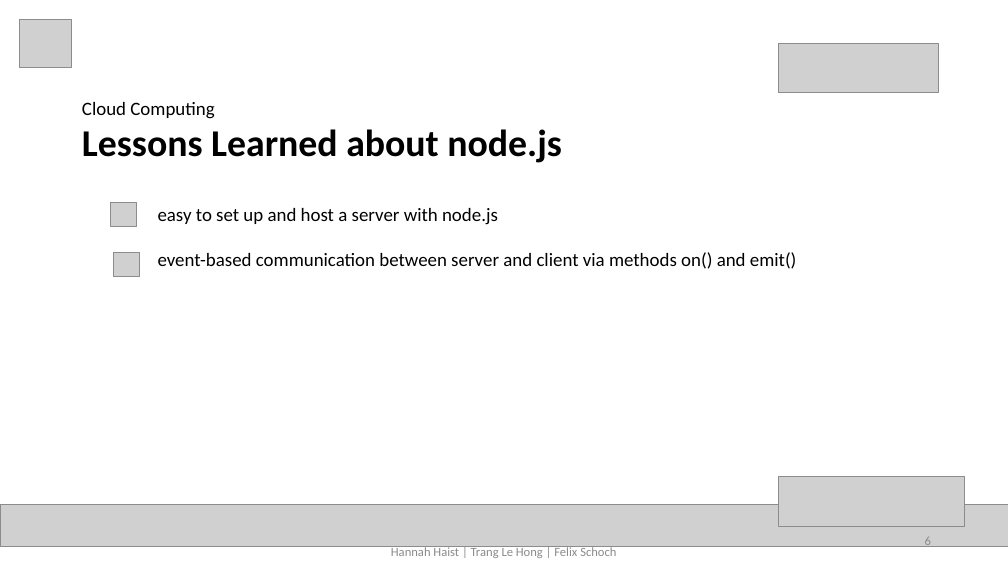
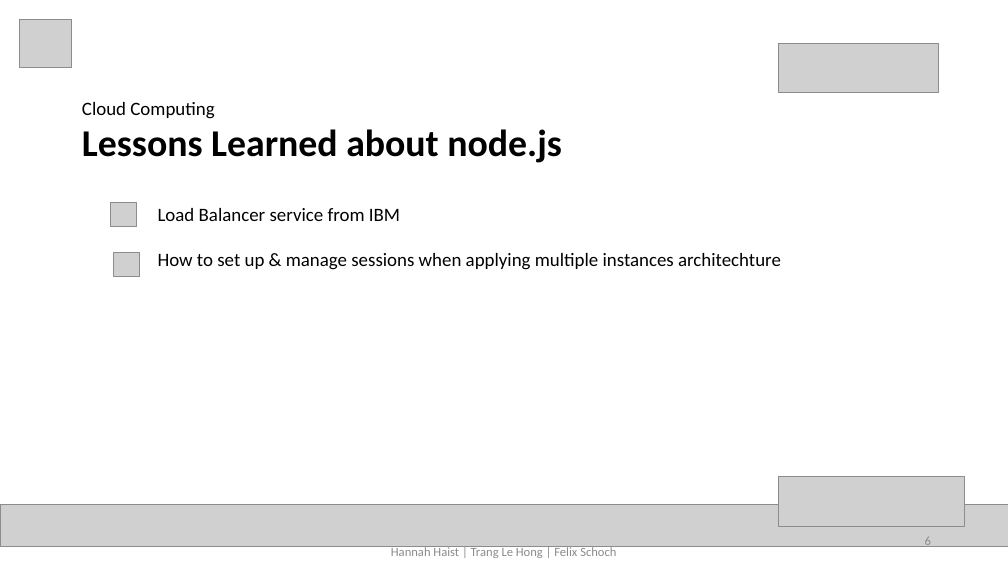
Before and after one commit to lehongtrang272/cloud_computing, a slide deck: slide 6 of presentation/cloud computing presentation 3.pptx. Drawn at 1008x567 pixels with LibreOffice and Linux fonts; fonts in the diff are those of the drawing; grey boxes stand for pictures. Boxes give left, top, right and bottom in pixels: in the first picture for what was removed or moved away, otherwise in the second. Text is boxed around its words. In the diff, an @@ line names an element or a change of style, - is before the commit and + after.

```diff
--- a/presentation/cloud computing presentation 3.pptx
+++ b/presentation/cloud computing presentation 3.pptx
@@ text at box(158, 208, 781, 270): text changed @@
-easy to set up and host a server with node.js
-event-based communication between server and client via methods on() and emit()
+Load Balancer service from IBM
+How to set up & manage sessions when applying multiple instances architechture
```
Also in this commit, not shown: 2 other slides changed.
